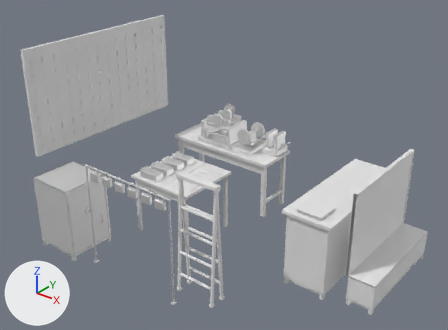
A saved change to the Blender file art/blender/locksmith_fittings.blend.
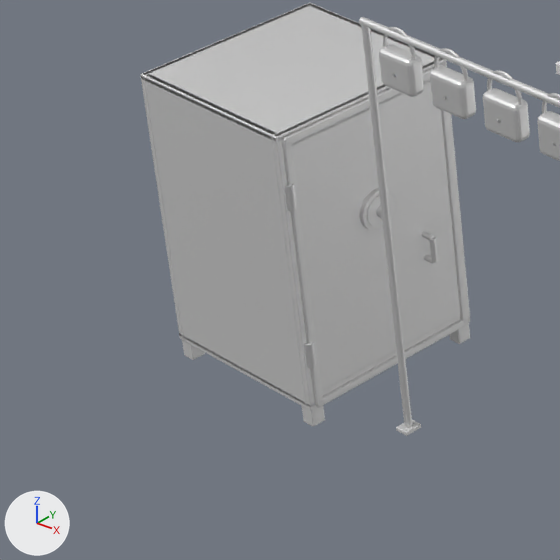
There are two pictures of each version: one whole from a 50 mm camera at (13.2, -58.16, 5.01) aimed at (8.45, -52.21, 1.32), one close up on the part from 0% to 30% of the width and 49% to 89% of the height. The axes (+X, +Y, +Z) are drawn at lower left. The lights are the same throughout. The older version's two pictures come first.

The older version as bpy lines, for what is in view:
```python
me_storm_shop_keys_cut_padlock_rail__brass_dull = bpy.data.meshes.new('storm_shop_keys_cut_padlock_rail__brass_dull')
me_storm_shop_keys_cut_padlock_rail__brass_dull.from_pydata(...)  # 1248 vertices, 2484 faces; spans x -0.75..0.74, y -0.03..0.03, z -1.47..0.04
me_storm_shop_keys_cut_padlock_rail__brass_dull.materials.append(mat_brass_dull)  # its picture is missing
me_storm_shop_keys_cut_safe__brass_bright = bpy.data.meshes.new('storm_shop_keys_cut_safe__brass_bright')
me_storm_shop_keys_cut_safe__brass_bright.from_pydata(...)  # 480 vertices, 940 faces; spans x 0.35..0.41, y -0.072..0.191, z 0.36..0.712
me_storm_shop_keys_cut_safe__brass_bright.materials.append(mat_brass_bright)  # its picture is missing
me_storm_shop_keys_cut_safe__cast_iron = bpy.data.meshes.new('storm_shop_keys_cut_safe__cast_iron')
me_storm_shop_keys_cut_safe__cast_iron.from_pydata(...)  # 3840 vertices, 7520 faces; spans x -0.35..0.377, y -0.35..0.35, z -0.04..1.05
me_storm_shop_keys_cut_safe__cast_iron.materials.append(mat_cast_iron)  # its picture is missing
ob_storm_shop_keys_cut_padlock_rail__brass_dull = bpy.data.objects.new('storm_shop_keys_cut_padlock_rail__brass_dull', me_storm_shop_keys_cut_padlock_rail__brass_dull)
ob_storm_shop_keys_cut_padlock_rail__brass_dull.location = (8.03, -53.625, 1.48)
ob_storm_shop_keys_cut_safe__brass_bright = bpy.data.objects.new('storm_shop_keys_cut_safe__brass_bright', me_storm_shop_keys_cut_safe__brass_bright)
ob_storm_shop_keys_cut_safe__brass_bright.location = (6.7, -53.47, 0.05)
ob_storm_shop_keys_cut_safe__cast_iron = bpy.data.objects.new('storm_shop_keys_cut_safe__cast_iron', me_storm_shop_keys_cut_safe__cast_iron)
ob_storm_shop_keys_cut_safe__cast_iron.location = (6.7, -53.47, 0.05)
# also in view: 'storm_shop_keys_cut_padlock_rail__chrome' at (8.03, -53.62, 1.48)
```
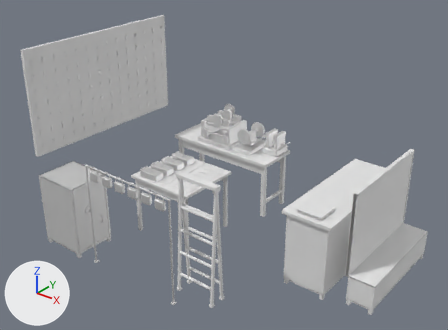
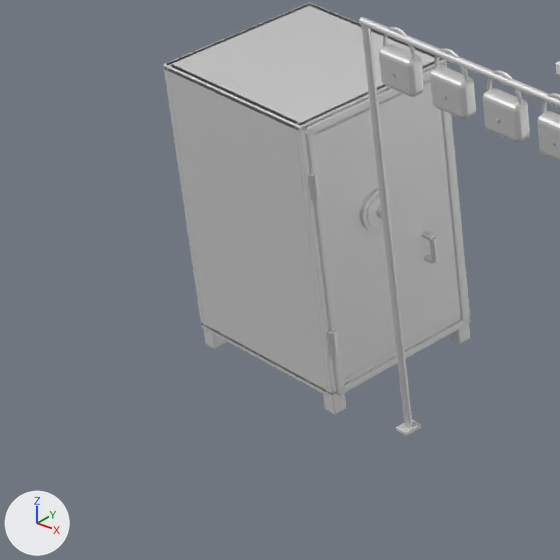
Where the newer file only moved an object's origin or applied its transform, the numbers keep the older frame.

Pixel boxes [x1, y1, x2, y2] of what changed, in the close-ups (560 x 560 px; the box of a moved part takes in the faces that stretch with it):
'storm_shop_keys_cut_safe__cast_iron', reshaped (7% narrower): before [140, 3, 470, 427]; after [163, 3, 470, 415]
part 1 of me_storm_shop_keys_cut_safe__cast_iron, moved or reshaped: before [182, 340, 205, 360]; after [204, 329, 226, 349]
part 2 of me_storm_shop_keys_cut_safe__cast_iron, moved or reshaped: before [302, 406, 325, 427]; after [323, 393, 346, 415]
part 3 of me_storm_shop_keys_cut_safe__cast_iron, moved or reshaped: before [145, 74, 306, 405]; after [168, 64, 328, 392]
part 4 of me_storm_shop_keys_cut_safe__cast_iron, moved or reshaped: before [282, 142, 323, 405]; after [305, 131, 344, 393]
part 5 of me_storm_shop_keys_cut_safe__cast_iron, moved or reshaped: before [272, 4, 470, 407]; after [295, 4, 470, 395]
part 6 of me_storm_shop_keys_cut_safe__cast_iron, moved or reshaped: before [179, 335, 310, 410]; after [201, 323, 332, 398]
part 7 of me_storm_shop_keys_cut_safe__cast_iron, moved or reshaped: before [140, 3, 312, 336]; after [163, 3, 312, 326]

What changed in the scene script:
```text
Change me_storm_shop_keys_cut_safe__cast_iron:
    used by ob_storm_shop_keys_cut_safe__cast_iron; location = (6.7, -53.47, 0.05)
    remove me_storm_shop_keys_cut_safe__cast_iron.from_pydata(...)  # 3840 vertices, 7520 faces; spans x -0.35..0.377, y -0.35..0.35, z -0.04..1.05
    add me_storm_shop_keys_cut_safe__cast_iron.from_pydata(...)  # 3840 vertices, 7520 faces; spans x -0.35..0.377, y -0.26..0.35, z -0.04..1.05
    me_storm_shop_keys_cut_safe__cast_iron part 1: the loose piece of 96 vertices spanning x -0.346..-0.294, y -0.346..-0.294, z -0.04..0.055 is moved by (0.0, 0.09, 0.0)
    me_storm_shop_keys_cut_safe__cast_iron part 2: the loose piece of 96 vertices spanning x 0.294..0.346, y -0.346..-0.294, z -0.04..0.055 is moved by (0.0, 0.09, 0.0)
    me_storm_shop_keys_cut_safe__cast_iron part 3: the loose piece of 96 vertices spanning x -0.328..0.328, y -0.35..-0.328, z 0.04..1.05 is moved by (0.0, 0.09, 0.0)
    me_storm_shop_keys_cut_safe__cast_iron part 4: the loose piece of 96 vertices spanning x 0.316..0.362, y -0.332..-0.304, z 0.044..1.027 is moved by (0.0, 0.09, 0.0)
    me_storm_shop_keys_cut_safe__cast_iron part 5: 120 of the vertices in x 0.324..0.362, y -0.35..-0.304, z 0.996..1.05 are moved by (0.0, 0.09, 0.0)
    me_storm_shop_keys_cut_safe__cast_iron part 6: 48 of the vertices in x -0.35..-0.328, y -0.35..-0.347, z 0.028..0.054 are moved by (0.0, 0.09, 0.0)
    me_storm_shop_keys_cut_safe__cast_iron part 7: 48 of the vertices in x -0.35..-0.328, y -0.35..-0.344, z 1.028..1.05 are moved by (0.0, 0.09, 0.0)
    other edits to the shape of me_storm_shop_keys_cut_safe__cast_iron do not show in these pictures
```
